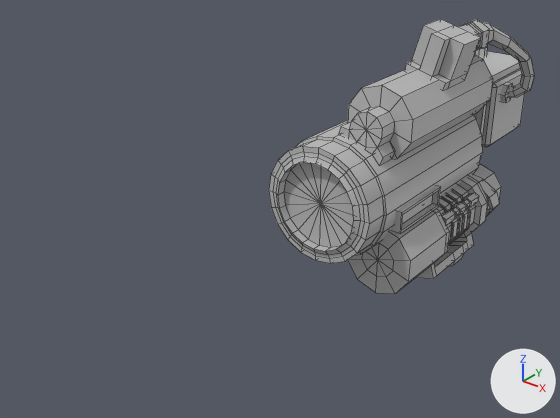
The FBX model Unity/Crimson Sands/Assets/Models/Weapons/Minigun.fbx as it was, and as the next commit left it.
Rendered twice from a 50 mm camera at (0.0578, -0.0982, 0.0475) aimed at (-0.004, -0.0209, -0.0004). The lights are fixed; the arrows at lower right show +X, +Y and +Z. Mesh edges are drawn as thin lines. Where no turn or scale is listed for an object, it has been applied to the vertices.

Objects in the first picture: 'Main_Body'.
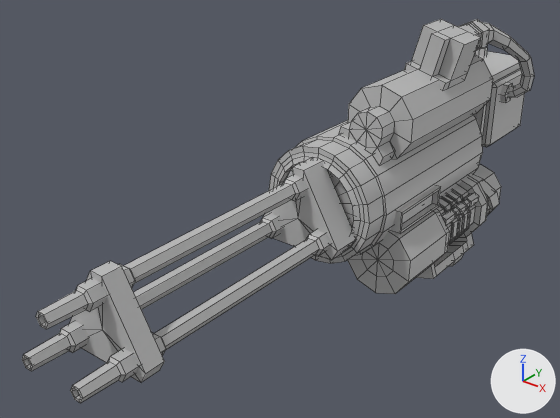
The newer file is also turned or shifted as a whole; pictures and numbers use the older file's frame.

What changed in the scene script:
```text
Add me_mesh_001:
    me_mesh_001.from_pydata(...)  # 298 vertices, 288 faces; spans x -0.0068..0.0068, y -0.0414..0.0414, z -0.0045..0.0073
    me_mesh_001.materials.append(mat_lambert1)  # grey #bcbcbc
Add ob_barrel_cluster:
    ob_barrel_cluster = bpy.data.objects.new('Barrel_Cluster', me_mesh_001)
    ob_barrel_cluster.location = (0.0, -0.0217, -0.0002)
```

Location of each change, [x1, y1, x2, y2] in pixels of the pictures (560 x 418 px):
'Barrel_Cluster', added
    after: [22, 158, 356, 403]
